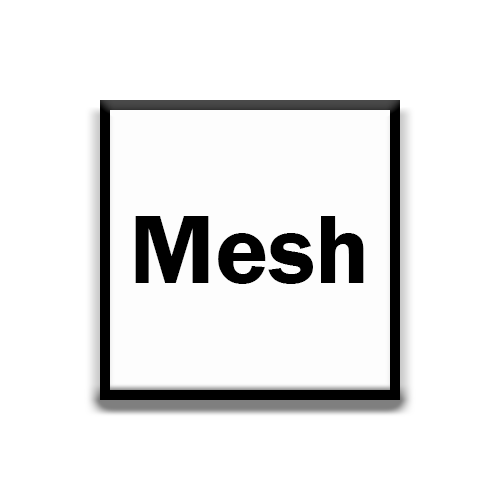
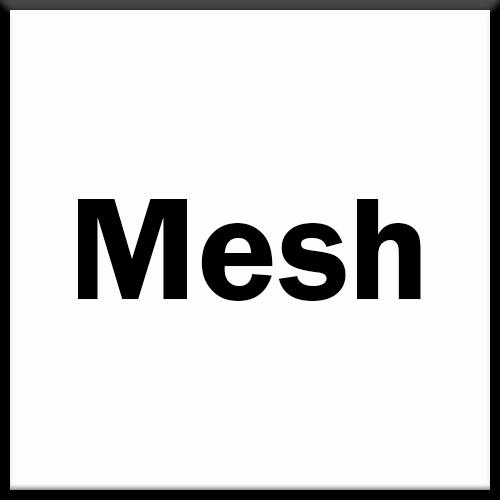
Comparing the layer stacks of the two 500px x 500px images. Changes:
painted on "Mesh" over <box>77,199,421,301</box>
painted on "Rectangle 1" over <box>0,0,500,500</box>
